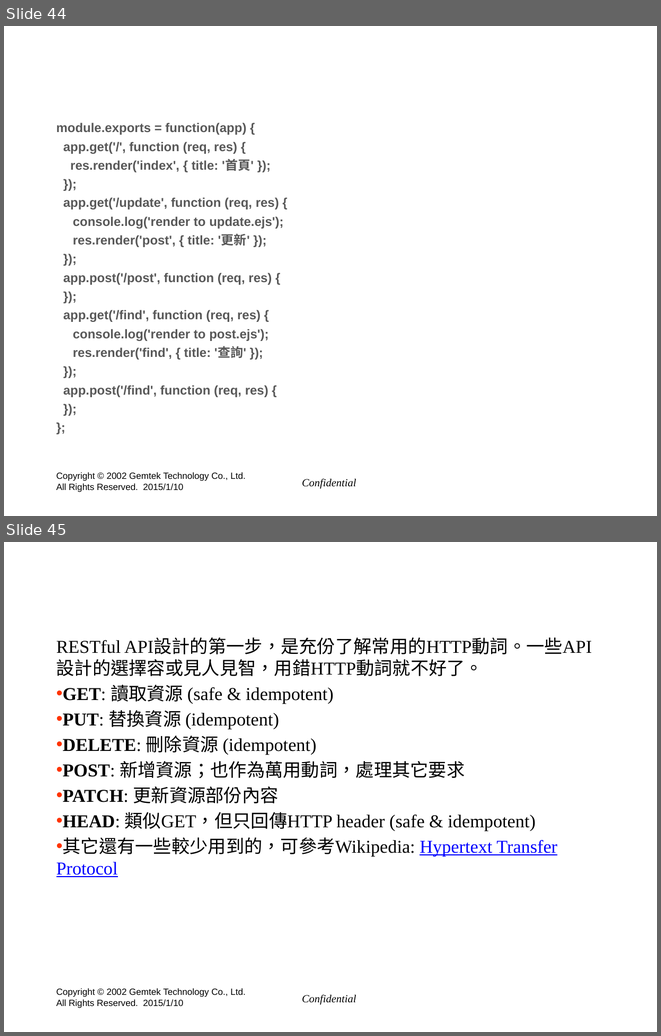
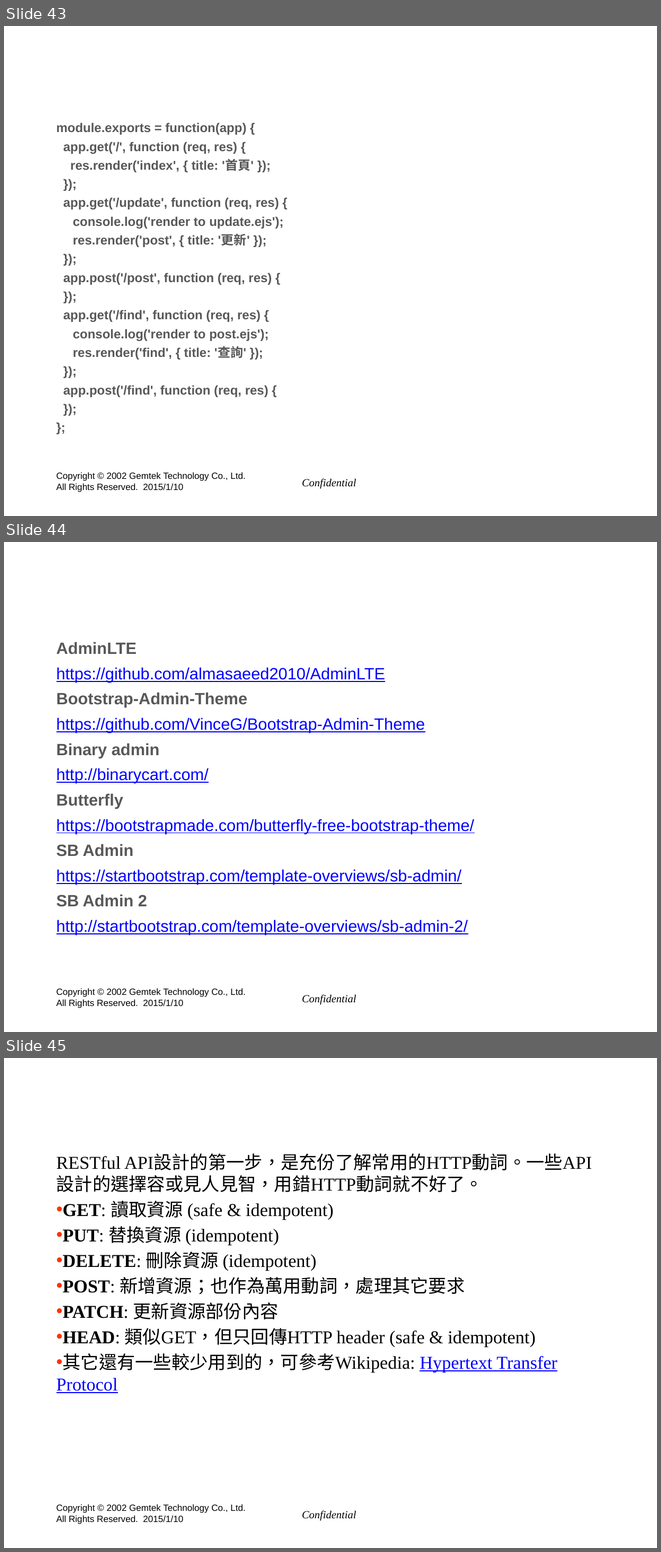
Before and after one commit to hyper570908/tools, a slide deck: doc/GIot_Session(win7).pptx. Shown one above the other, each under a label of ours: slides 44 and 45 before the commit, slides 43, 44 and 45 after it. The pictures are 661x1036 and 661x1552 pixels, drawn with LibreOffice and Linux fonts; fonts in the diff are those of the drawing; background and template pictures are left out. Boxes give left, top, right and bottom in pixels: in the first picture for what was removed or moved away, otherwise in the second. Text is boxed around its words. In the diff, an @@ line names an element or a change of style, - is before the commit and + after.

```diff
--- a/doc/GIot_Session(win7).pptx
+++ b/doc/GIot_Session(win7).pptx
@@ slide 44 added at box(4, 542, 657, 1032), background picture (left out); not listed: 2 template elements that a slide beside it also shows @@
@@ text added at box(56, 642, 475, 935), 18 pt, text #0000FF, underline @@
+AdminLTE
+https://github.com/almasaeed2010/AdminLTE
+Bootstrap-Admin-Theme
+https://github.com/VinceG/Bootstrap-Admin-Theme
+Binary admin
+http://binarycart.com/
+Butterfly
+https://bootstrapmade.com/butterfly-free-bootstrap-theme/
+SB Admin
+https://startbootstrap.com/template-overviews/sb-admin/
+SB Admin 2
+http://startbootstrap.com/template-overviews/sb-admin-2/
@@ title added at box(56, 692, 462, 884), 48 pt, text #FFFFFF @@
+Bootstrap template
@@ what was slide 44 is now slide 43 @@
```
Also in this commit, not shown: 1 slide changed, 1 slide removed, 17 other files.
